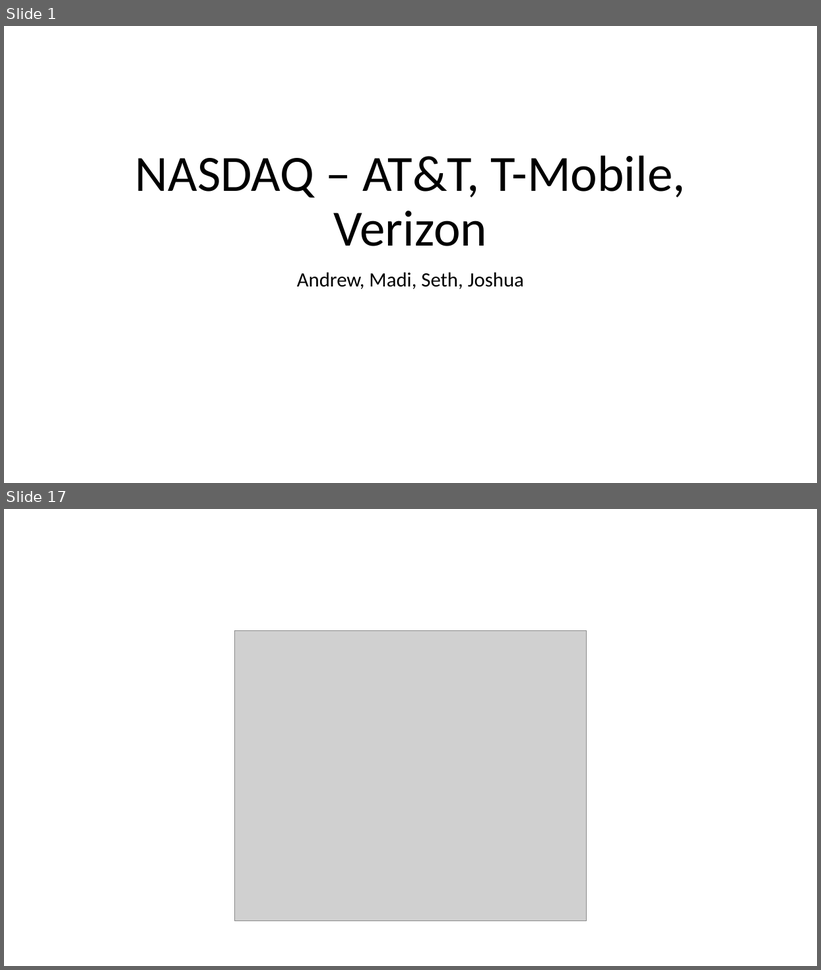
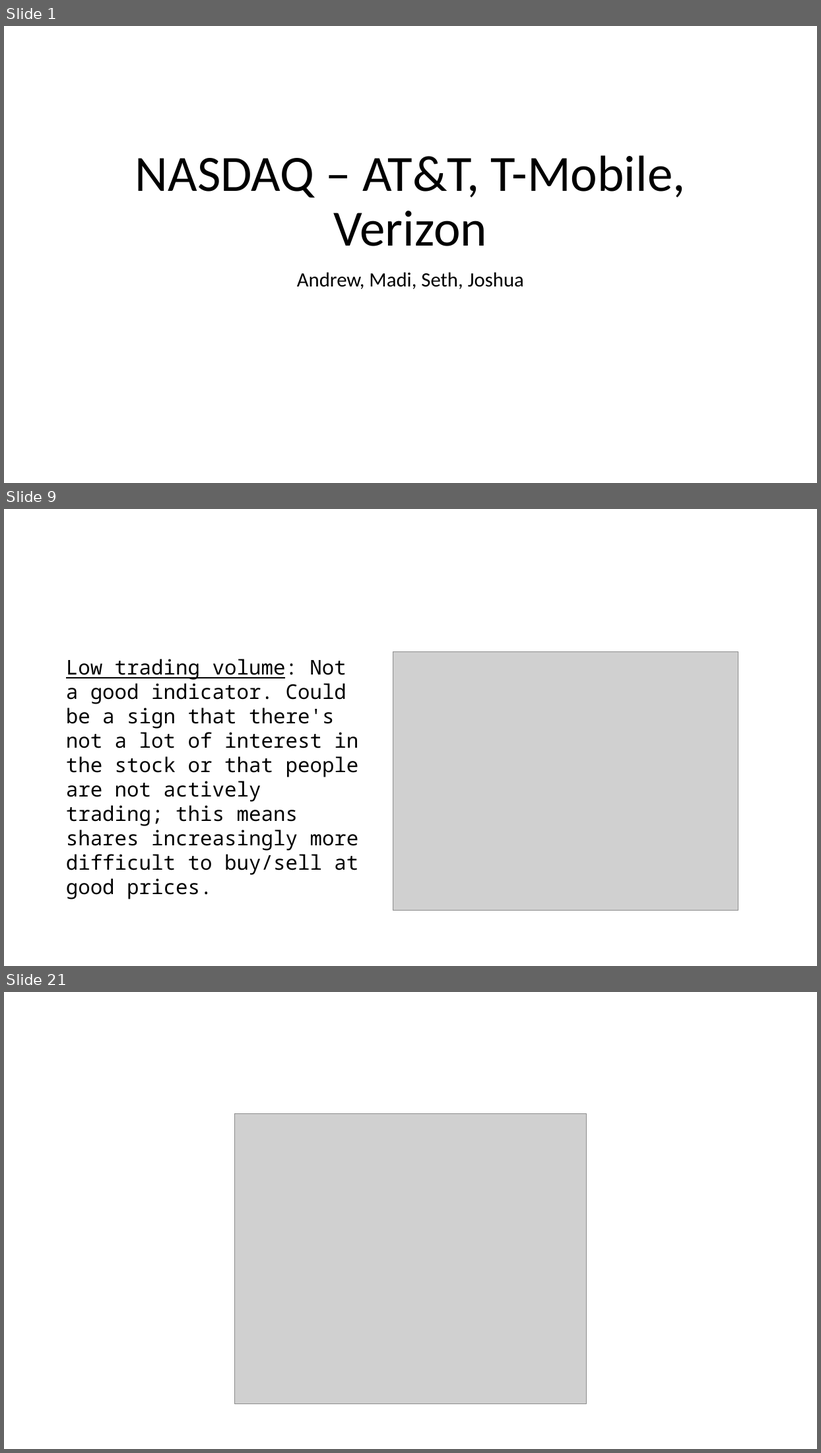
Before and after one commit to mssubaiti/Project1_Group1, a slide deck: presentation.pptx. Shown one above the other, each under a label of ours: slides 1 and 17 before the commit, slides 1, 9 and 21 after it; the slides between them are not shown. The pictures are 821x970 and 821x1453 pixels, drawn with LibreOffice and Linux fonts; fonts in the diff are those of the drawing; grey boxes stand for pictures. Boxes give left, top, right and bottom in pixels: in the first picture for what was removed or moved away, otherwise in the second. Text is boxed around its words. In the diff, an @@ line names an element or a change of style, - is before the commit and + after.

```diff
--- a/presentation.pptx
+++ b/presentation.pptx
@@ slide 9 added at [4, 509, 817, 966], background #FFFFFF @@
@@ text added at [66, 659, 359, 875], 24 pt, text #000000 @@
+Low trading volume: Not a good indicator. Could be a sign that there's not a lot of interest in the stock or that people are not actively trading; this means shares increasingly more difficult to buy/sell at good prices.
@@ picture added at [393, 652, 739, 911] @@
@@ what was slide 17 is now slide 21 @@
```
Also in this commit, not shown: 6 slides changed, 12 other slides added, 9 slides removed, 6 other files.
